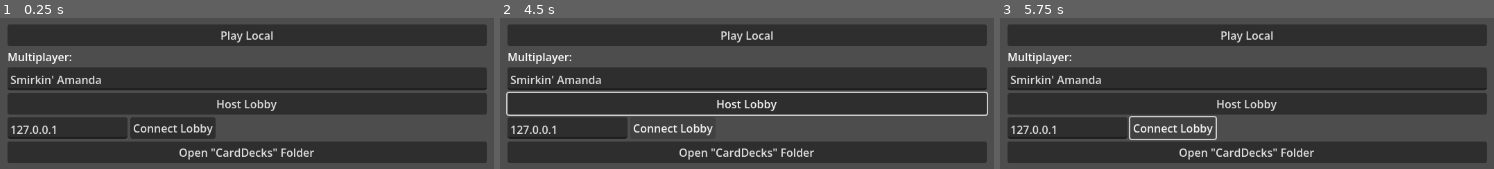
Above: before the commit, frames 1-3 (left to right).
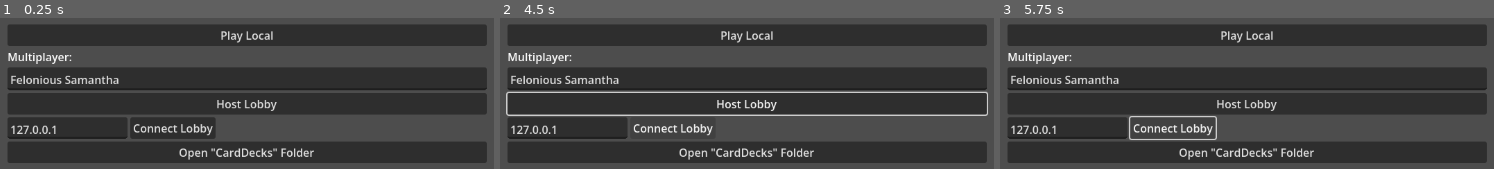
Above: after the commit, the same moments.

Repository: Mineorbit/Quarto
Game: Godot game, scene res://scenes/MainMenu.tscn
Same seed, same stepped clock (60 frames per second), same inputs: the game is played once before the commit and once after it. The engine's default icon, where the game draws it, is replaced by a stand-in: a white triangle on a blue panel in a dark square.
Inputs:
- Up to frame 1 (0.25 s): no input
- Up to frame 2 (4.5 s): click "Play Local" at 0.5 s; click "Play Local" at 1.25 s; click "Open 'CardDecks' Folder" at 2 s; click "Host Lobby" at 2.75 s; click "Connect Lobby" at 3.5 s; hold Up (card_stat_selection_up) from 4.28 s (still down)
- Up to frame 3 (5.75 s): release Up (card_stat_selection_up) at 5.03 s; hold Down (card_stat_selection_down) from 5.03 s (still down)

The runs differ from the first frame. In frame 1, 0.7% of the frame differs, in the area x 2-25%, y 37-44%; in frame 2, 0.7%; in frame 3, 0.7%.

Commit message:
Added better property game ranking/need to do stechen

Diff:
--- a/scenes/lobby.tscn
+++ b/scenes/lobby.tscn
@@ -21,11 +21,20 @@
 layout_mode = 1
 anchors_preset = -1
 anchor_right = 1.0
-anchor_bottom = 0.5
+anchor_bottom = 0.469
+offset_bottom = 0.08798218
 
 [node name="PlayerInfoMultiplayerSpawner" type="MultiplayerSpawner" parent="." unique_id=1632398218]
 _spawnable_scenes = PackedStringArray("uid://cya7cvevgppw7")
 spawn_path = NodePath("../Players")
+
+[node name="DeckSelectorLabel" type="Label" parent="." unique_id=218658165]
+layout_mode = 1
+anchors_preset = -1
+anchor_top = 0.47100002
+anchor_right = 0.101
+anchor_bottom = 0.5
+text = "Card Decks:"
 
 [node name="ScrollboxCardDecks" type="ScrollContainer" parent="." unique_id=916246196]
 layout_mode = 1
@@ -33,6 +42,7 @@
 anchor_top = 0.5
 anchor_right = 1.0
 anchor_bottom = 0.8
+offset_top = 0.039978027
 vertical_scroll_mode = 0
 
 [node name="CardDecks" type="HBoxContainer" parent="ScrollboxCardDecks" unique_id=1560879701]
--- a/scripts/Game.gd
+++ b/scripts/Game.gd
@@ -203,6 +203,35 @@
 	finish_round(player_id)
 
 
+func place_cards_on_surface(cards,elevated_cards):
+	var c = 0
+	for card in cards:
+		card.highlight_stat.rpc(picked_stat())
+		card.position = Vector3.RIGHT*c + 0.5*Vector3.UP*int(card in elevated_cards)
+		card.rotation_degrees = Vector3(90,0,0)
+		c = c + 1
+
+
+# TODO currently only supports maximum, needs beats(a,b) predicate
+func find_winner_card_set(players,cards):
+	var round_winners = []
+	var winner_cards = []
+	var max_card_value = cards[0].card_values[picked_stat()]
+	var c = 0
+	for i in players:
+		var player_card_value = cards[i].card_values[picked_stat()]
+		print("Card: \""+str(cards[i].plain_card_name)+"\" with value "+str(player_card_value)+ " against "+str(max_card_value))
+		if player_card_value > max_card_value:
+			print("Beats")
+			max_card_value = player_card_value
+			winner_cards = [cards[i]]
+			round_winners = [i]
+		elif player_card_value == max_card_value:
+			winner_cards.append(cards[i])
+			round_winners.append(i)
+		c = c + 1
+	return [round_winners,winner_cards]
+
 func finish_round(player_id):
 	for i in range(NetworkLobby.players.size()):
 		get_player_hand(i).position = get_player_hand(i).position_of_player_hand(i)
@@ -212,48 +241,45 @@
 
 	# evaluate logic
 
-	var round_winner = player_id
-	var max_card_value = get_player_hand(player_id).get_players_card_value(picked_stat())
 	var top_cards = []
 	for i in range(NetworkLobby.players.size()):
-		var other_player_top_card = get_player_hand(i).get_top_card()
-		if other_player_top_card != null:
-			top_cards.append(other_player_top_card)
-			print(other_player_top_card.card_values.keys())
-			var player_card_value = other_player_top_card.card_values[picked_stat()]
-			print("Card: "+str(other_player_top_card.plain_card_name)+" with value "+str(player_card_value)+ " against "+str(max_card_value))
-			if player_card_value > max_card_value:
-				print("Beats")
-				round_winner = i
-				max_card_value = player_card_value
+		top_cards.append(get_player_hand(i).get_top_card())
+
+	var r = find_winner_card_set(range(NetworkLobby.players.size()),top_cards)
+	var round_winners = r[0]
+	var winner_cards = r[1]
+
 
 	# Turn over cards
 	set_topdown_view.rpc()
 
 	reveal_cards(top_cards)
 
-	var c = 0
-	for card in top_cards:
-		card.highlight_stat.rpc(picked_stat())
-		card.position = Vector3.RIGHT*c
-		card.rotation_degrees = Vector3(90,0,0)
-		c = c + 1
-
-
-	await get_tree().create_timer(4).timeout
+	place_cards_on_surface(top_cards,[])
+
+	await get_tree().create_timer(2).timeout
+
+
+	# TODO what if players have same value: stechen mechanic
+	if round_winners.size() > 1:
+		# collect next top level cards
+		var next_competing_cards = []
+		for round_winner_id in round_winners:
+			next_competing_cards.append(get_player_hand(round_winner_id).get_top_card())
+			# todo stechen repeaten bis eine gewinnt, dafür rekursiv winner card set berechnen
+
+	place_cards_on_surface(top_cards,winner_cards)
+
+	var round_winner = round_winners[0]
+
+	InfoText.set_info.rpc("Player "+str(round_winner+1)+" wins the round!")
+	await get_tree().create_timer(2).timeout
 
 	set_player_view.rpc()
 	# clear the stat selection
 	for card in top_cards:
 		card.clear_stat_selection.rpc()
 
-	# TODO currently only supports maximum, needs beats(a,b) predicate
-
-
-
-	# TODO what if players have same value: stechen mechanic
-
-	InfoText.set_info.rpc("Player "+str(round_winner+1)+" wins the round!")
 
 	await get_tree().create_timer(2).timeout
 	for card in top_cards:
--- a/scripts/MainMenuUI.gd
+++ b/scripts/MainMenuUI.gd
@@ -7,8 +7,8 @@
 
 
 func gen_random_name():
-	var adj = ["Stinky", "Large", "Big", "Tiny", "Honored", "Precious", "Devoted", "Smirkin'", "Befuddled", "Chunky"]
-	var name = ["Timmy", "John", "Samantha", "Amanda", "Max", "Henry", "Patrick"]
+	var adj = ["Advanced", "Stinky", "Large", "Big", "Tiny", "Honored", "Precious", "Devoted", "Smirkin'", "Befuddled", "Chunky", "Felonious", "Malicious", "Wonderous"]
+	var name = ["Spaniard", "Peggy", "Phil", "Timmy", "John", "Samantha", "Amanda", "Max", "Henry", "Patrick", "Pascal", "Fae", "Aaron", "Hanna","Benjamin"]
 	return adj.pick_random()+" "+name.pick_random()
 
 
